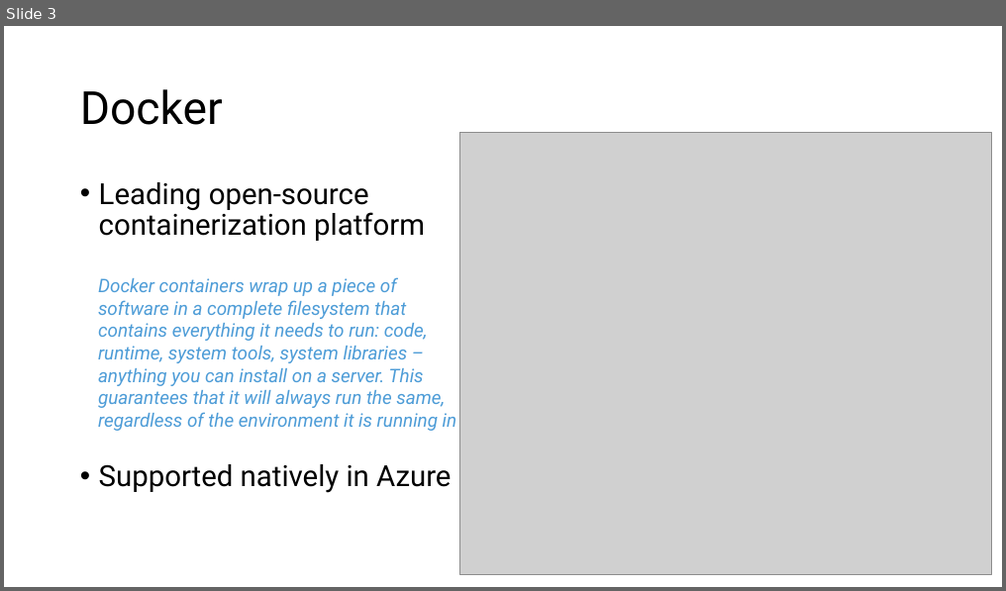
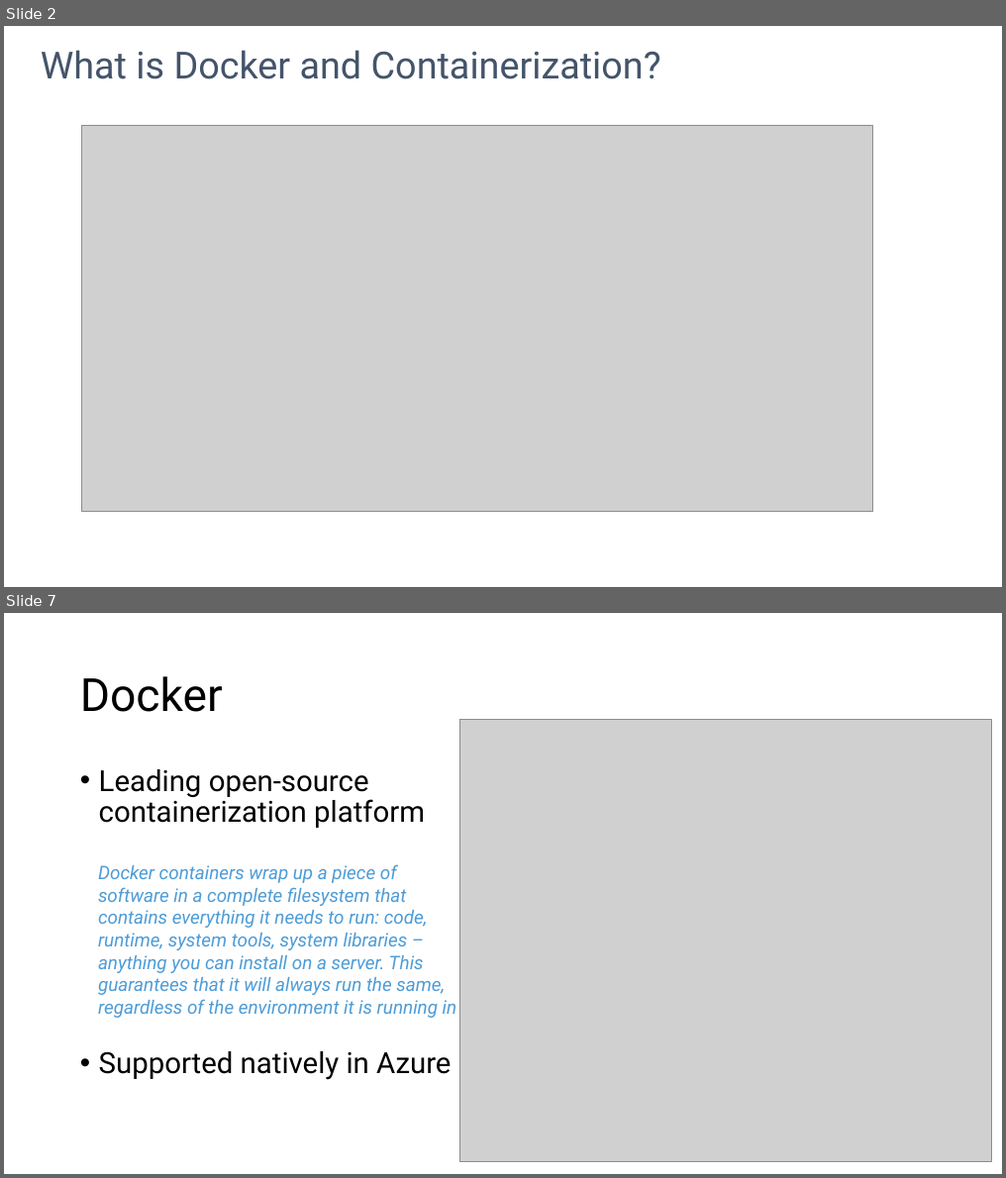
Before and after one commit to COAzure/global-azure-boot-camp-2017, a slide deck: Containers/Presentation/Docker and Azure Container Service.pptx. Shown one above the other, each under a label of ours: slide 3 before the commit, slides 2 and 7 after it; the slides between them are not shown. The pictures are 1006x591 and 1006x1178 pixels, drawn with LibreOffice and Linux fonts; fonts in the diff are those of the drawing; grey boxes stand for pictures. Boxes give left, top, right and bottom in pixels: in the first picture for what was removed or moved away, otherwise in the second. Text is boxed around its words. In the diff, an @@ line names an element or a change of style, - is before the commit and + after.

```diff
--- a/Containers/Presentation/Docker and Azure Container Service.pptx
+++ b/Containers/Presentation/Docker and Azure Container Service.pptx
@@ slide 2 added at (4,26,1002,587), background #FFFFFF @@
@@ title added at (41,50,661,79), 36 pt, text #44546A @@
+What is Docker and Containerization?
@@ picture added at (82,125,873,512) @@
@@ what was slide 3 is now slide 7 @@
```
Also in this commit, not shown: 8 other slides added, 3 slides removed.
